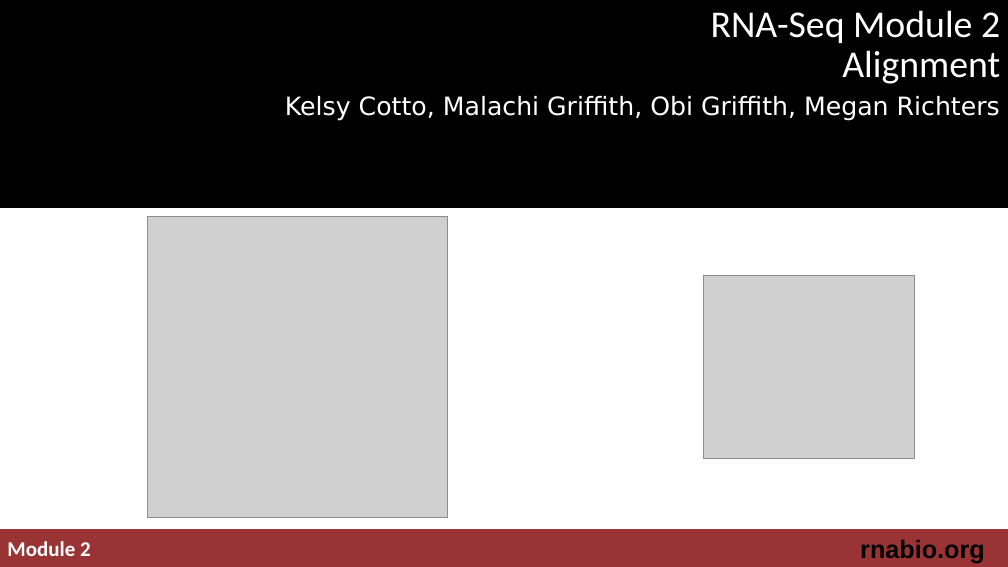
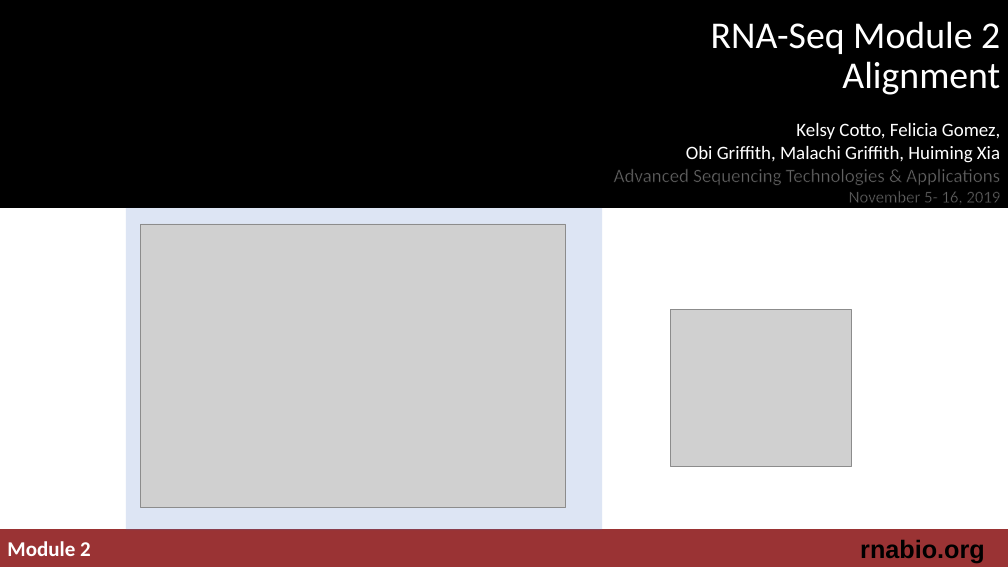
Before and after one commit to griffithlab/rnabio.org, a slide deck: slide 1 of assets/lectures/cshl/2019/mini/RNASeq_MiniLecture_03_01_Alignment.pptx. Drawn at 1008x567 pixels with LibreOffice and Linux fonts; fonts in the diff are those of the drawing; grey boxes stand for pictures; background and template pictures are left out. Boxes give left, top, right and bottom in pixels: in the first picture for what was removed or moved away, otherwise in the second. Text is boxed around its words. In the diff, an @@ line names an element or a change of style, - is before the commit and + after.

```diff
--- a/assets/lectures/cshl/2019/mini/RNASeq_MiniLecture_03_01_Alignment.pptx
+++ b/assets/lectures/cshl/2019/mini/RNASeq_MiniLecture_03_01_Alignment.pptx
@@ text "RNA-Seq Module 2 Alignment": place and size @@
-text "RNA-Seq Module 2 Alignment" at [711, 10, 1000, 84]
+text "RNA-Seq Module 2 Alignment" at [711, 21, 1000, 95]
@@ text "RNA-Seq Module 2 Alignment" at [711, 21, 1000, 95]: vertical alignment bottom to top @@
@@ subtitle removed at [285, 96, 1000, 121] @@
-Kelsy Cotto, Malachi Griffith, Obi Griffith, Megan Richters
@@ text added at [614, 123, 1000, 203], 18 pt, text #FFFFFF @@
+Kelsy Cotto, Felicia Gomez,
+Obi Griffith, Malachi Griffith, Huiming Xia
+Advanced Sequencing Technologies & Applications
+November 5- 16, 2019
@@ rectangle added at [126, 208, 603, 530], fill #4472C4 at 18% opacity @@
@@ picture: place and size @@
-picture at [147, 216, 448, 516]
+picture at [141, 224, 565, 507]
@@ picture: place and size @@
-picture at [703, 275, 915, 459]
+picture at [671, 310, 851, 467]
@@ page number added at [542, 526, 718, 556], 12 pt, text #898989 @@
+1
```
Also in this commit, not shown: 26 other files.
